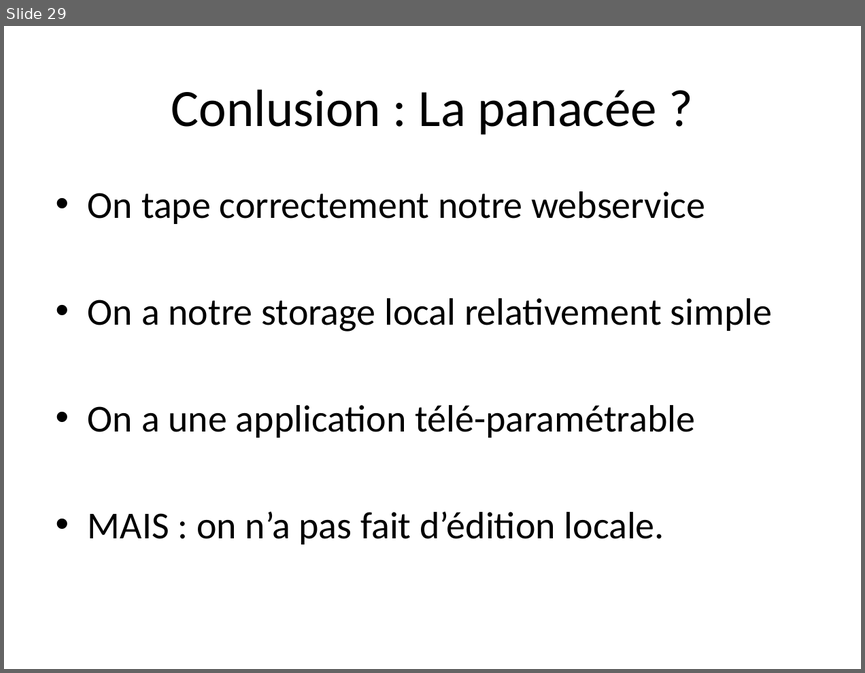
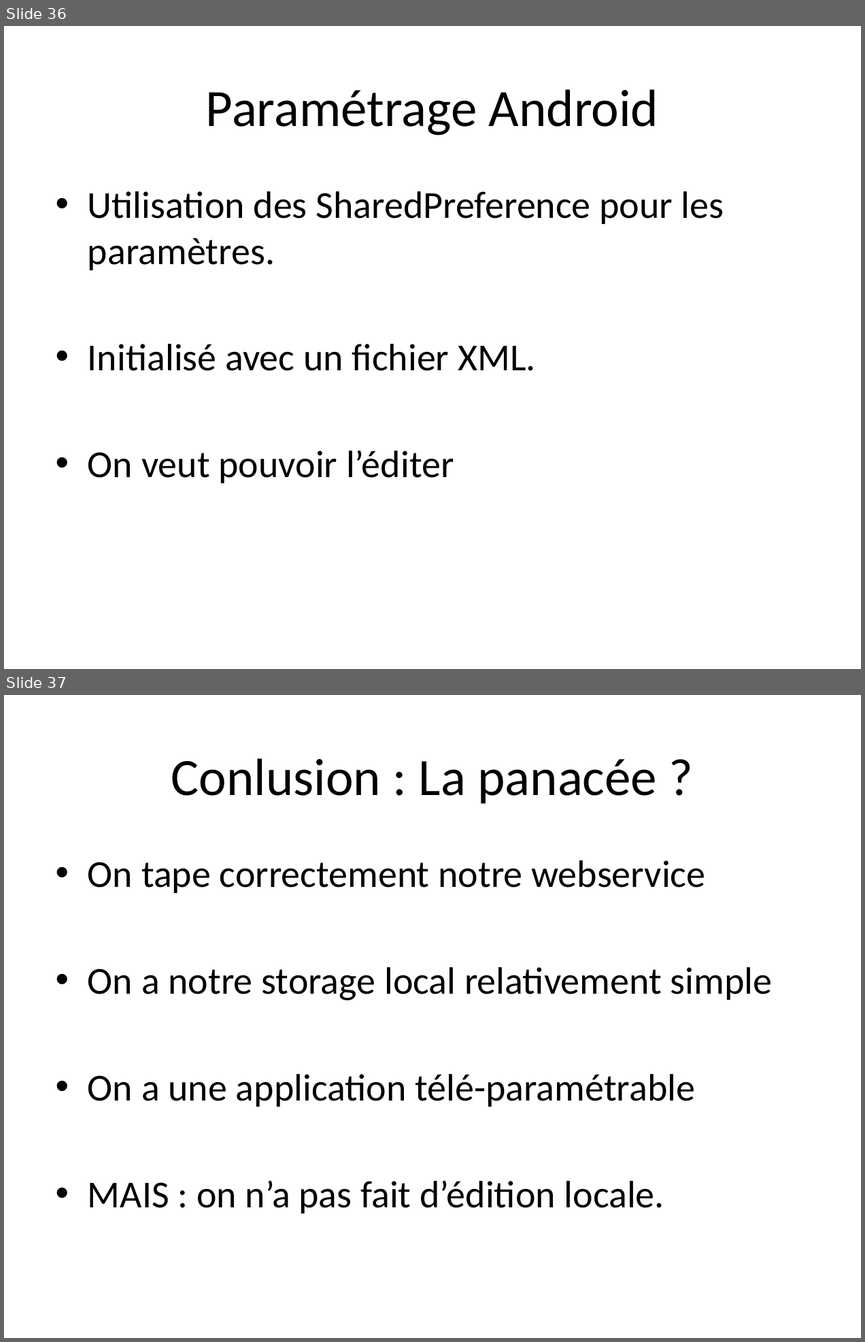
Before and after one commit to TheCopycat/protobuf-powered-android, a slide deck: protobuf-powered.pptx. Shown one above the other, each under a label of ours: slide 29 before the commit, slides 36 and 37 after it. The pictures are 865x673 and 865x1342 pixels, drawn with LibreOffice and Linux fonts; fonts in the diff are those of the drawing. Boxes give left, top, right and bottom in pixels: in the first picture for what was removed or moved away, otherwise in the second. Text is boxed around its words. In the diff, an @@ line names an element or a change of style, - is before the commit and + after.

```diff
--- a/protobuf-powered.pptx
+++ b/protobuf-powered.pptx
@@ slide 36 added at (4, 26, 861, 669), background #FFFFFF @@
@@ title added at (206, 89, 659, 135), 44 pt, text #000000 @@
+Paramétrage Android
@@ text added at (88, 191, 724, 483), 32 pt, text #000000 @@
+• Utilisation des SharedPreference pour les paramètres.
+• Initialisé avec un fichier XML.
+• On veut pouvoir l’éditer
@@ what was slide 29 is now slide 37 @@
```
Also in this commit, not shown: 1 slide changed, 7 other slides added, 33 other files.
